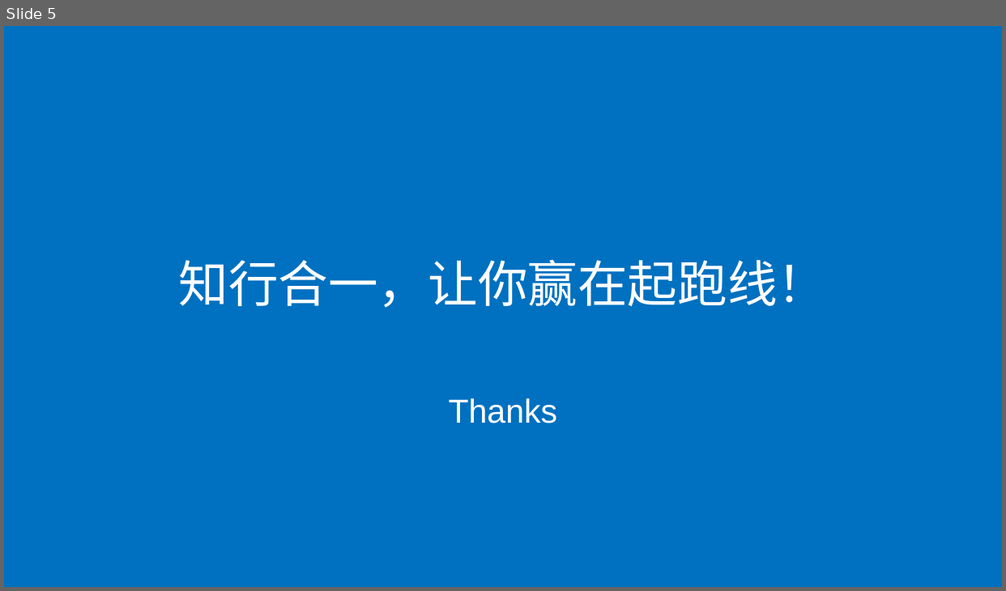
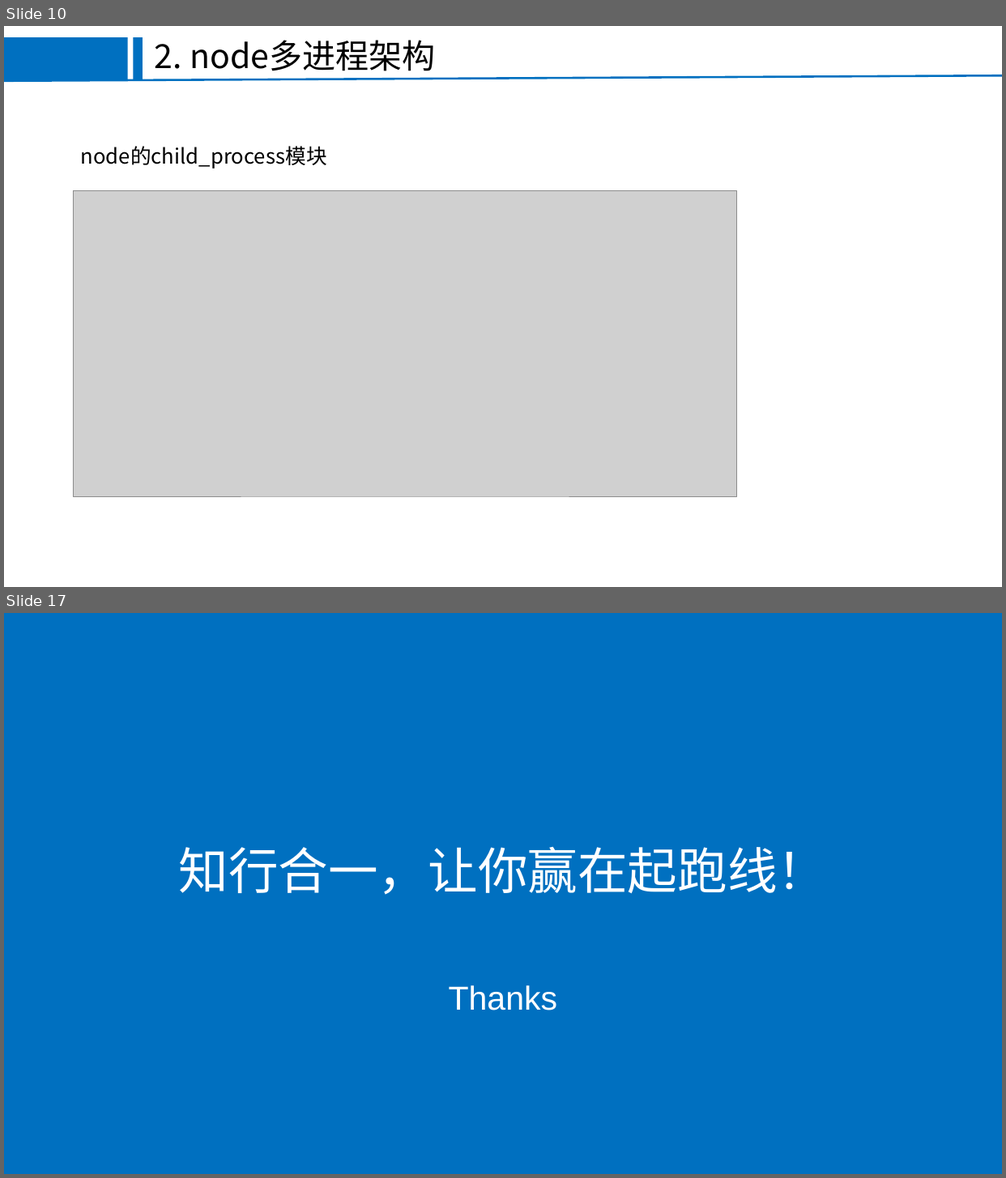
Before and after one commit to FEjohnny/demos, a slide deck: pm2/pm2.pptx. Shown one above the other, each under a label of ours: slide 5 before the commit, slides 10 and 17 after it; the slides between them are not shown. The pictures are 1006x591 and 1006x1178 pixels, drawn with LibreOffice and Linux fonts; fonts in the diff are those of the drawing; grey boxes stand for pictures; background and template pictures are left out. Boxes give left, top, right and bottom in pixels: in the first picture for what was removed or moved away, otherwise in the second. Text is boxed around its words. In the diff, an @@ line names an element or a change of style, - is before the commit and + after.

```diff
--- a/pm2/pm2.pptx
+++ b/pm2/pm2.pptx
@@ slide 10 added at (4, 26, 1002, 587), background #FFFFFF @@
@@ rectangle added at (4, 37, 127, 80), fill #0070C0 @@
@@ rectangle added at (134, 37, 143, 80), fill #0070C0 @@
@@ text added at (155, 40, 436, 71), 32 pt, text #000000 @@
+2. node多进程架构
@@ line added from (4, 80) to (1002, 75), #0070C0 2 pt @@
@@ text added at (81, 146, 327, 169), 20 pt, text #000000 @@
+node的child_process模块
@@ picture added at (74, 190, 737, 497) @@
@@ what was slide 5 is now slide 17 @@
```
Also in this commit, not shown: 3 slides changed, 12 other slides added, 1 slide removed, 10 other files.
